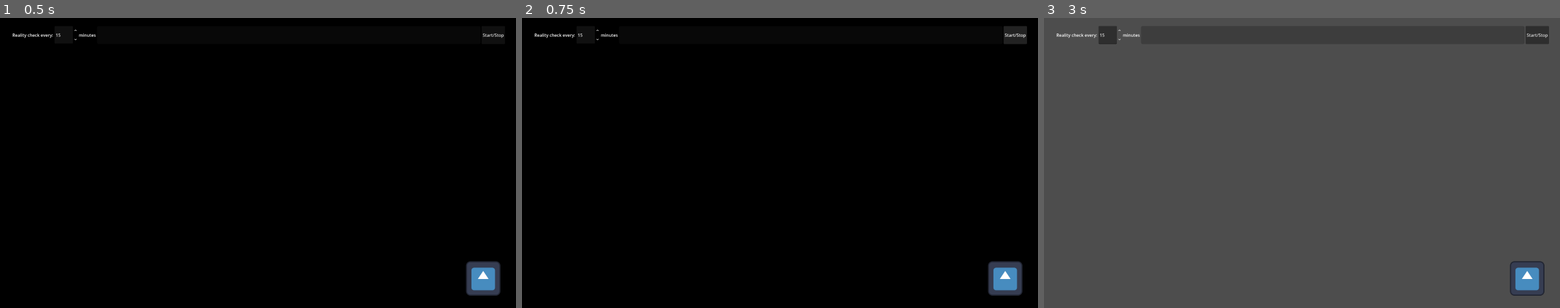
Above: before the commit, frames 1-3 (left to right).
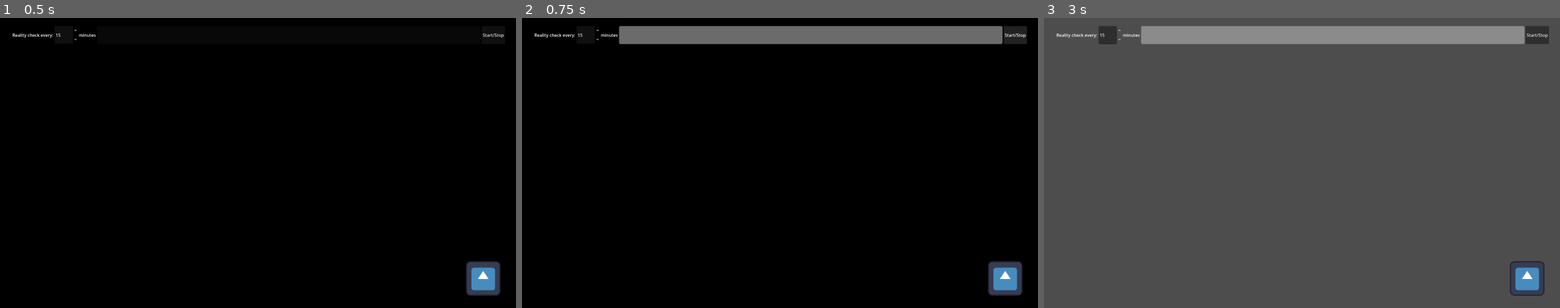
Above: after the commit, the same moments.

Repository: m0rd0rs/adhd-pet
Game: Godot game, scene res://node_2d.tscn
Two runs of this game, one before a commit and one after it. Both use one fixed random seed, a clock stepped at 60 frames per second and the inputs below. The engine's default icon, where the game draws it, is replaced by a stand-in: a white triangle on a blue panel in a dark square.
Inputs (mouse positions are in pixels of both pictures, inside the frame that each line leads up to):
- Up to frame 1 (0.5 s): no input
- Up to frame 2 (0.75 s): click "Start/Stop" at 0.5 s
- Up to frame 3 (3 s): click "Start/Stop" at 1.25 s; click "Start/Stop" at 2 s; tap Enter at 2.75 s; move the mouse to (1529, 279) at 2.77 s; click (1529, 279) at 2.92 s

Frame 1 is identical in both runs. In frame 2, 4.8% of the frame differs, in the area x 18-94%, y 2-10%; in frame 3, 4.8%.

Commit message:
Add signals, bell sound, and code for the 15 minute cyclic timer.

Diff:
--- a/node_2d.gd
+++ b/node_2d.gd
@@ -1,10 +1,18 @@
 extends Node2D
 
 @onready var sprite: Sprite2D = $Sprite2D
+@onready var buzz_timer: Timer = $BuzzTimer
+@onready var buzz_progress: ProgressBar = $"UI/Dinger/Visual Minutes"
+@onready var buzz_minutes: Range = $UI/Dinger/Minutes
+@onready var ringer: AudioStreamPlayer2D = $Ringer
 var is_transparent: bool = true
 
 func _ready() -> void:
 	apply_transparency(is_transparent)
+
+func _process(_delta: float) -> void:
+	if !buzz_timer.is_stopped():
+		buzz_progress.value = 100 / buzz_minutes.value * (buzz_timer.time_left / 60)
 
 func update_click_boundary() -> void:
 	if not sprite or not sprite.texture:
@@ -82,7 +90,17 @@
   3. State Consistency:
       • Uses is_transparent to clearly track whether the desktop pet overlay mode is active.
 """
+func play_ding() -> void:
+	ringer.play()
+
+func _on_ui_reality_check_toggle() -> void:
+	buzz_timer.set_wait_time($UI/Dinger/Minutes.value * 60)
+	if buzz_timer.is_stopped():
+		buzz_timer.start()
+	else:
+		buzz_timer.stop()
 
 
-func _on_ui_reality_check_toggle() -> void:
-	pass # Replace with function body.
+func _on_buzz_timer_timeout() -> void:
+	play_ding()
+	buzz_timer.start()
--- a/node_2d.tscn
+++ b/node_2d.tscn
@@ -3,6 +3,7 @@
 [ext_resource type="Script" uid="uid://ddounavjicruc" path="res://node_2d.gd" id="1_0e48y"]
 [ext_resource type="Texture2D" uid="uid://el3gdny7adw0" path="res://icon.svg" id="2_epypp"]
 [ext_resource type="PackedScene" uid="uid://clwdv7k6kbqqq" path="res://ui.tscn" id="3_epypp"]
+[ext_resource type="AudioStream" uid="uid://dg57joe6frvqj" path="res://media/mixkit-bell-of-promise-930-v2.wav" id="4_0hol4"]
 
 [sub_resource type="RectangleShape2D" id="RectangleShape2D_0e48y"]
 size = Vector2(124, 124)
@@ -22,5 +23,11 @@
 
 [node name="UI" parent="." unique_id=1708106587 instance=ExtResource("3_epypp")]
 
+[node name="BuzzTimer" type="Timer" parent="." unique_id=1446209652]
+
+[node name="Ringer" type="AudioStreamPlayer2D" parent="." unique_id=903495841]
+stream = ExtResource("4_0hol4")
+
 [connection signal="input_event" from="Sprite2D/Area2D" to="." method="_on_pet_clicked"]
 [connection signal="reality_check_toggle" from="UI" to="." method="_on_ui_reality_check_toggle"]
+[connection signal="timeout" from="BuzzTimer" to="." method="_on_buzz_timer_timeout"]
